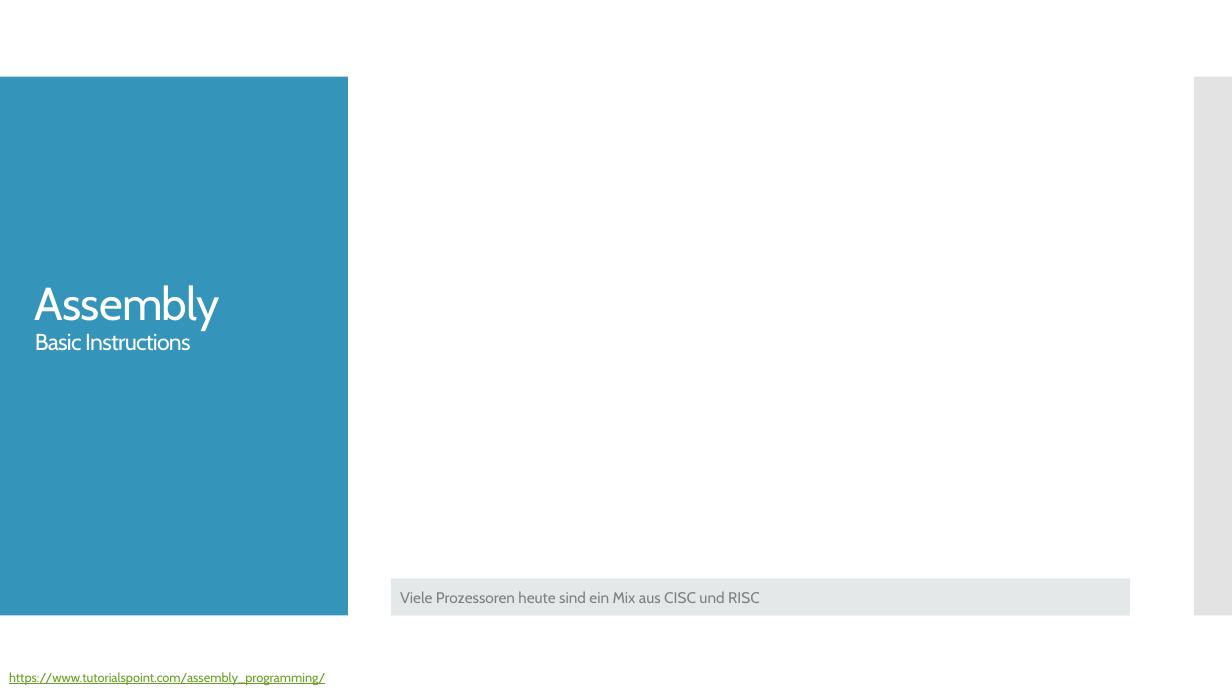
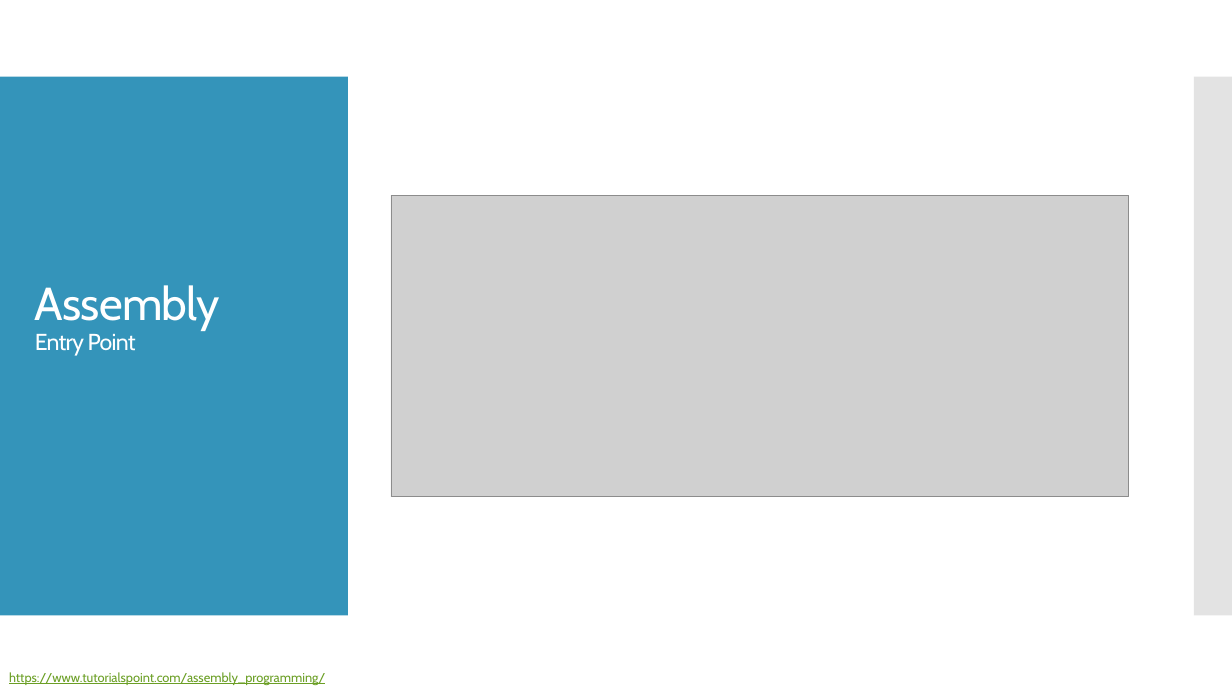
Before and after one commit to christopherchristensen/assembler, a slide deck: slide 10 of docs/ppt/presentation.pptx (slide 6 before the commit). Drawn at 1232x693 pixels with LibreOffice and Linux fonts; fonts in the diff are those of the drawing; grey boxes stand for pictures. Boxes give left, top, right and bottom in pixels: in the first picture for what was removed or moved away, otherwise in the second. Text is boxed around its words. In the diff, an @@ line names an element or a change of style, - is before the commit and + after.

```diff
--- a/docs/ppt/presentation.pptx
+++ b/docs/ppt/presentation.pptx
@@ picture added at (391,195,1128,496) @@
@@ title at (35,285,220,356): text changed @@
-Assembly
-Basic Instructions
+Assembly
+Entry Point
@@ rectangle removed at (391,579,1130,616) @@
-Viele Prozessoren heute sind ein Mix aus CISC und RISC
```
Also in this commit, not shown: 3 other slides changed, 4 slides added, 2 other files.
